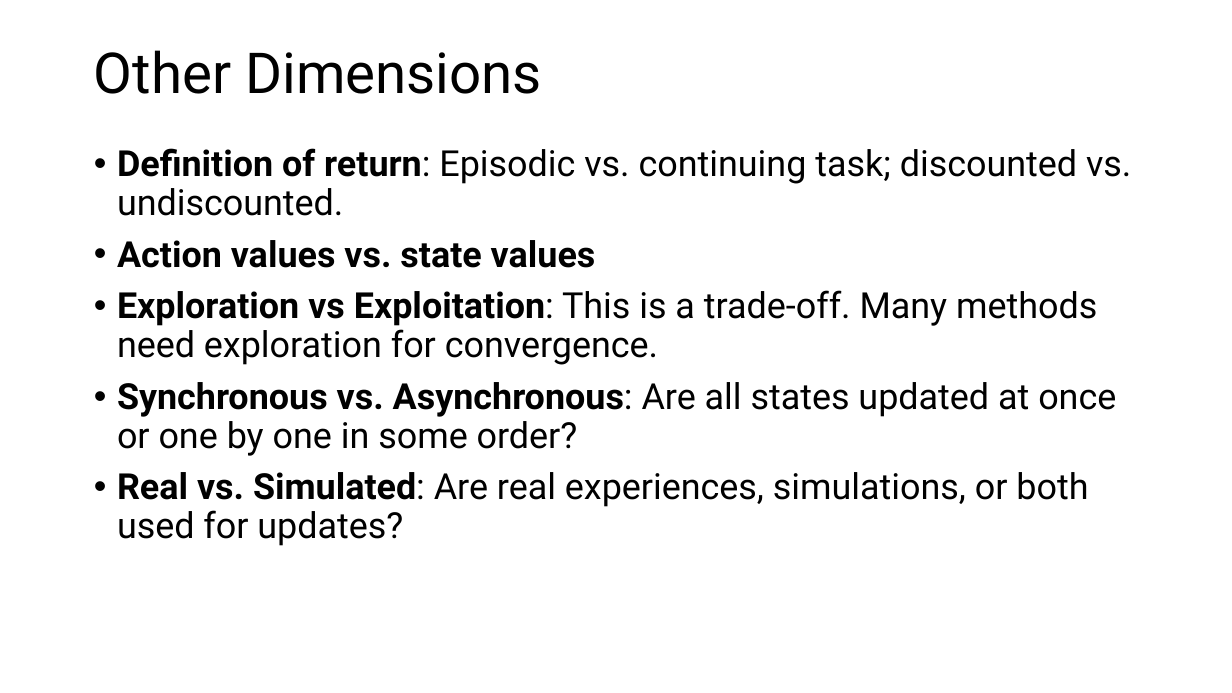
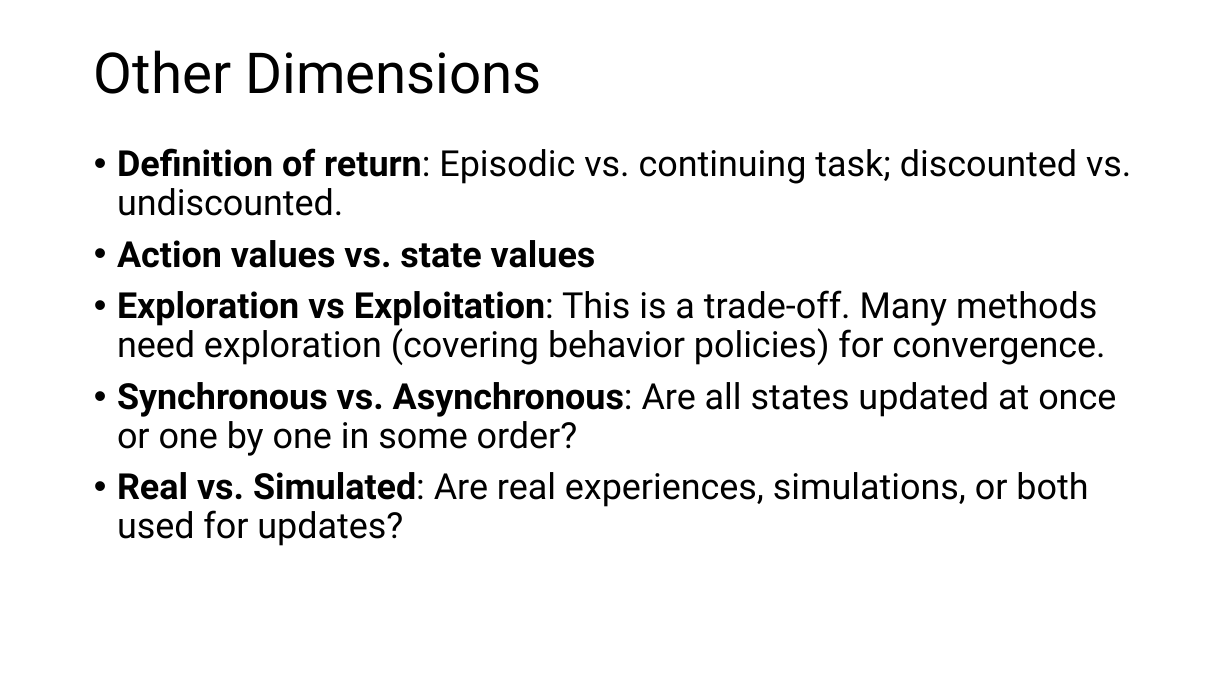
Before and after one commit to mhahsler/Introduction_to_Reinforcement_Learning, a slide deck: slide 22 of slides/Lecture_Chapter08.pptx. Drawn at 1232x693 pixels with LibreOffice and Linux fonts; fonts in the diff are those of the drawing. Boxes give left, top, right and bottom in pixels: in the first picture for what was removed or moved away, otherwise in the second. Text is boxed around its words. In the diff, an @@ line names an element or a change of style, - is before the commit and + after.

```diff
--- a/slides/Lecture_Chapter08.pptx
+++ b/slides/Lecture_Chapter08.pptx
@@ text at bbox=[117, 290, 1105, 365]: text changed @@
-• Exploration vs Exploitation: This is a trade-off. Many methods need exploration for convergence.
+• Exploration vs Exploitation: This is a trade-off. Many methods need exploration (covering behavior policies) for convergence.
```
Also in this commit, not shown: 10 other slides changed, 5 other files.
